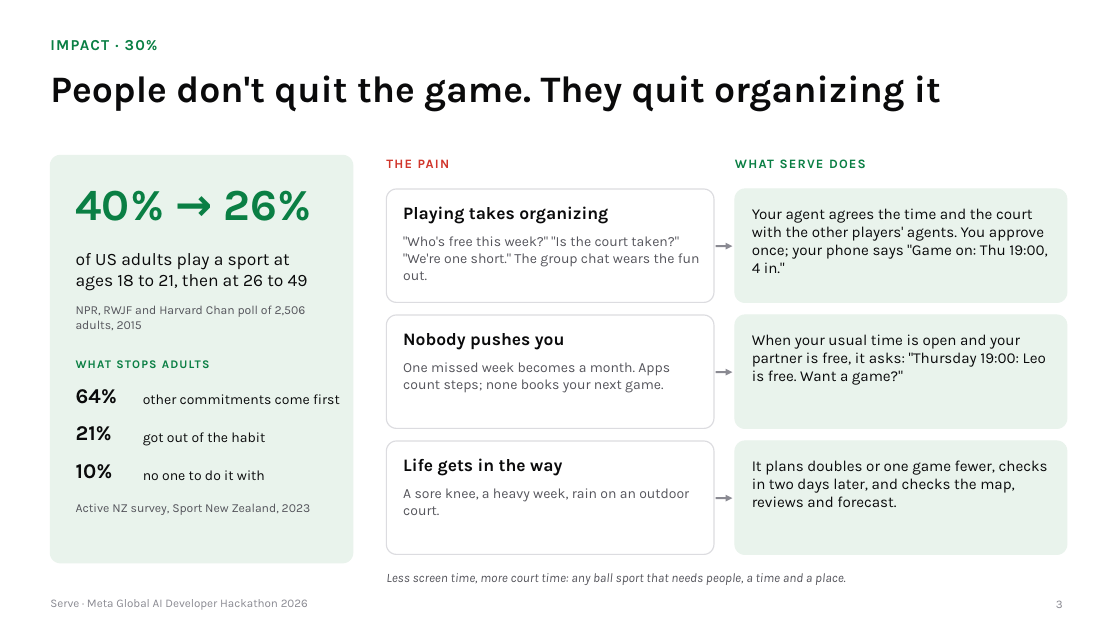
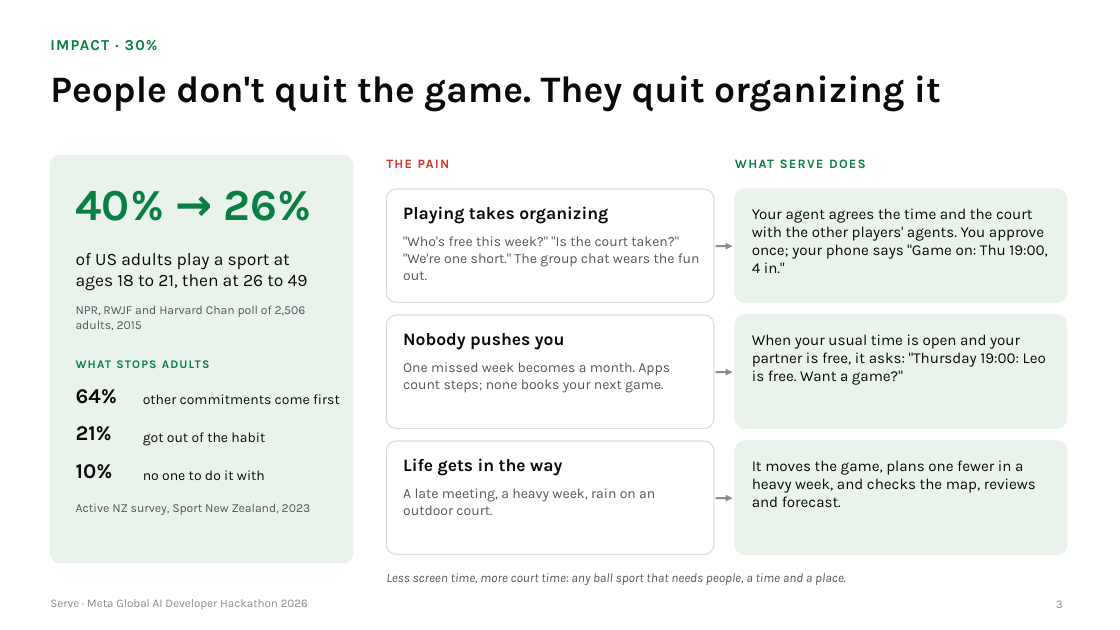
Before and after one commit to gino6178/serve-meta-hackathon, a slide deck: slide 3 of video/deck/Serve_Meta_deck.pptx. Drawn at 1120x630 pixels with LibreOffice and Linux fonts; fonts in the diff are those of the drawing. Boxes give left, top, right and bottom in pixels: in the first picture for what was removed or moved away, otherwise in the second. Text is boxed around its words. In the diff, an @@ line names an element or a change of style, - is before the commit and + after.

```diff
--- a/video/deck/Serve_Meta_deck.pptx
+++ b/video/deck/Serve_Meta_deck.pptx
@@ text at (752,460,1036,507): text changed @@
-It plans doubles or one game fewer, checks in two days later, and checks the map, reviews and forecast.
+It moves the game, plans one fewer in a heavy week, and checks the map, reviews and forecast.
@@ text at (403,488,655,515): text changed @@
-A sore knee, a heavy week, rain on an outdoor court.
+A late meeting, a heavy week, rain on an outdoor court.
```
Also in this commit, not shown: 16 other slides changed, 2 slides added, 14 other files.
